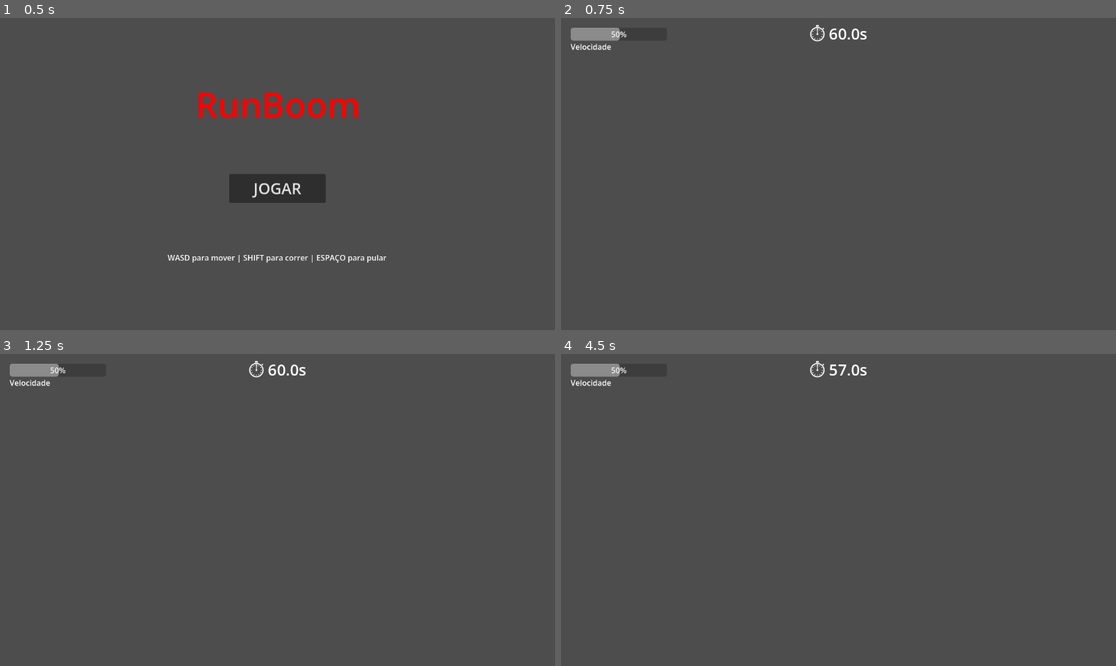
Above: before the commit, frames 1-4 (two rows, left to right).
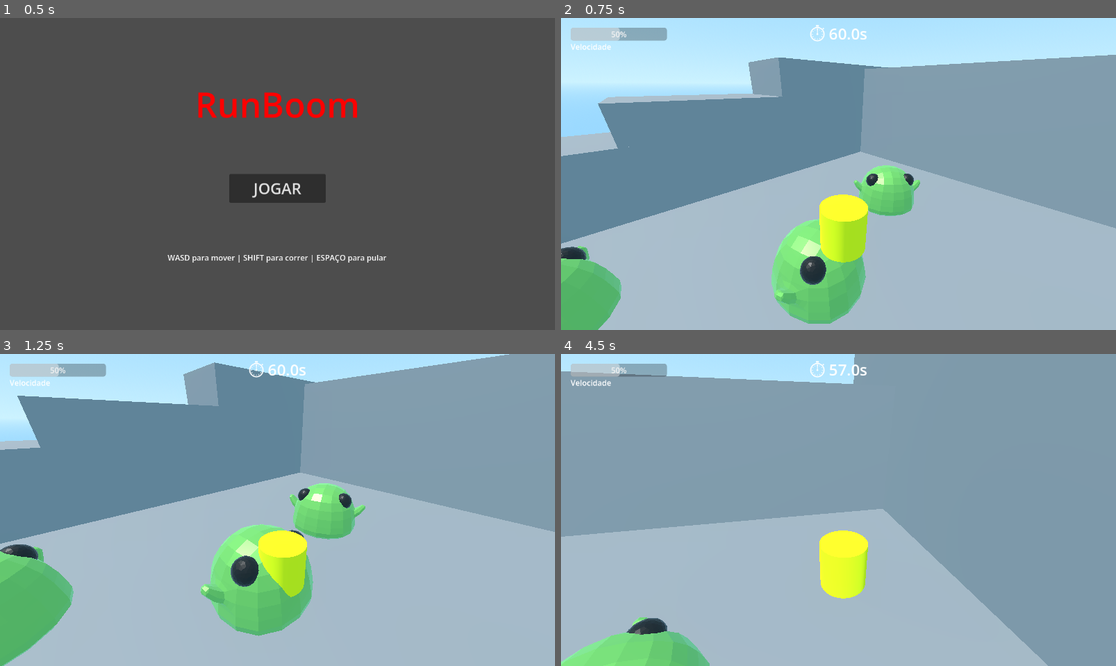
Above: after the commit, the same moments.

Repository: Eros-afk/Trabalho-Computacao-Grafica2
Game: Godot game, scene res://Menu.tscn
Same seed, same stepped clock (60 frames per second), same inputs: the game is played once before the commit and once after it.
Inputs (mouse positions are in pixels of both pictures, inside the frame that each line leads up to):
- Up to frame 1 (0.5 s): no input
- Up to frame 2 (0.75 s): click "JOGAR" at 0.5 s
- Up to frame 3 (1.25 s): no input
- Up to frame 4 (4.5 s): tap Enter (ui_accept) at 1.25, 1.52, 2.27, 3.77 s; move the mouse to (960, 494) at 1.27 s; hold Right (ui_right) 1.28-2.03 s; move the mouse to (727, 525) at 2.02 s; hold Down (ui_down) 2.03-2.78 s; move the mouse to (894, 441) at 2.77 s; hold Right (ui_right) 2.78-3.53 s; move the mouse to (810, 572) at 3.52 s; hold Up (ui_up) 3.53-4.28 s; move the mouse to (1005, 556) at 4.27 s; hold Left (ui_left) from 4.28 s (still down)

Frame 1 is identical in both runs. In frame 2, 100% of the frame differs, in the area x 0-100%, y 0-100%; in frame 3, 100%; in frame 4, 100%.

Commit message:
add: player and enemy moviment and interation

Diff:
--- a/run-boom/Enemy.gd
+++ b/run-boom/Enemy.gd
@@ -5,20 +5,25 @@
 func _ready():
 	speed = randf_range(1.0, 2.0)
 
+var gravity = ProjectSettings.get_setting("physics/3d/default_gravity")
+
 func _physics_process(delta):
+	if not is_on_floor():
+		velocity.y -= gravity * delta
+
 	var player = get_tree().get_first_node_in_group("player")
 	if player:
 		var direction = (player.global_position - global_position).normalized()
-		# Mantém a mesma altura caso não queira que ele voe atrás do player
 		direction.y = 0
-		velocity = direction * speed
 
-		# Opcional: fazer o slime olhar para o player
+		velocity.x = direction.x * speed
+		velocity.z = direction.z * speed
+
 		if direction.length_squared() > 0.001:
 			var target_rotation = atan2(-direction.x, -direction.z)
 			rotation.y = lerp_angle(rotation.y, target_rotation, 10.0 * delta)
 
-		move_and_slide()
+	move_and_slide()
 
 func _on_detection_area_body_entered(body):
 	if body.is_in_group("player") and body.has_method("apply_slow"):
--- a/run-boom/Enemy.tscn
+++ b/run-boom/Enemy.tscn
@@ -1,28 +1,28 @@
-[gd_scene load_steps=5 format=3]
+[gd_scene format=3 uid="uid://dsx5mc53k551e"]
 
-[ext_resource type="Script" path="res://Enemy.gd" id="1_enm"]
-[ext_resource type="PackedScene" path="res://Assets/Enemies/Slime.glb" id="2_slm"]
+[ext_resource type="Script" uid="uid://be167maqqtx2p" path="res://Enemy.gd" id="1_enm"]
+[ext_resource type="PackedScene" uid="uid://k4baeq40e1rn" path="res://Assets/Enemies/Slime.glb" id="2_slm"]
 
 [sub_resource type="CapsuleShape3D" id="CapsuleShape3D_enm"]
-radius = 0.5
 height = 1.0
 
 [sub_resource type="SphereShape3D" id="SphereShape3D_det"]
 radius = 1.5
 
-[node name="Enemy" type="CharacterBody3D"]
+[node name="Enemy" type="CharacterBody3D" unique_id=1634663790]
 script = ExtResource("1_enm")
 
-[node name="CollisionShape3D" type="CollisionShape3D" parent="."]
+[node name="CollisionShape3D" type="CollisionShape3D" parent="." unique_id=1828454441]
 transform = Transform3D(1, 0, 0, 0, 1, 0, 0, 0, 1, 0, 0.5, 0)
 shape = SubResource("CapsuleShape3D_enm")
 
-[node name="DetectionArea" type="Area3D" parent="."]
+[node name="DetectionArea" type="Area3D" parent="." unique_id=1806905398]
 
-[node name="CollisionShape3D" type="CollisionShape3D" parent="DetectionArea"]
+[node name="CollisionShape3D" type="CollisionShape3D" parent="DetectionArea" unique_id=1762042101]
 transform = Transform3D(1, 0, 0, 0, 1, 0, 0, 0, 1, 0, 0.5, 0)
 shape = SubResource("SphereShape3D_det")
 
-[node name="Slime" parent="." instance=ExtResource("2_slm")]
+[node name="Slime" parent="." unique_id=867613439 instance=ExtResource("2_slm")]
+transform = Transform3D(-4.371139e-08, 0, 1, 0, 1, 0, -1, 0, -4.371139e-08, 0, 0, 0)
 
 [connection signal="body_entered" from="DetectionArea" to="." method="_on_detection_area_body_entered"]
--- a/run-boom/HUD.tscn
+++ b/run-boom/HUD.tscn
@@ -9,6 +9,7 @@
 anchor_bottom = 1.0
 grow_horizontal = 2
 grow_vertical = 2
+mouse_filter = 2
 script = ExtResource("1_k5de2")
 
 [node name="TempoBomba" type="Label" parent="." unique_id=1982992841]
--- a/run-boom/Map.tscn
+++ b/run-boom/Map.tscn
@@ -1,11 +1,32 @@
 [gd_scene format=3 uid="uid://vnbi8g0c4hel"]
 
-[ext_resource type="Script" path="res://EnemySpawner.gd" id="1_spwn"]
-[ext_resource type="PackedScene" path="res://Enemy.tscn" id="2_enm"]
+[ext_resource type="Script" uid="uid://vsmyeu48sjh" path="res://EnemySpawner.gd" id="1_spwn"]
+[ext_resource type="PackedScene" uid="uid://dsx5mc53k551e" path="res://Enemy.tscn" id="2_enm"]
 [ext_resource type="PackedScene" uid="uid://chax4nmmg73xf" path="res://Player.tscn" id="3_plyr"]
 [ext_resource type="PackedScene" uid="uid://bcb4qomlo3jpy" path="res://HUD.tscn" id="4_hud"]
 
+[sub_resource type="ProceduralSkyMaterial" id="ProceduralSkyMaterial_qpt57"]
+sky_top_color = Color(0.6, 0.85, 1, 1)
+sky_horizon_color = Color(0.8, 0.95, 1, 1)
+ground_bottom_color = Color(0.6, 0.85, 1, 1)
+ground_horizon_color = Color(0.8, 0.95, 1, 1)
+
+[sub_resource type="Sky" id="Sky_bynks"]
+sky_material = SubResource("ProceduralSkyMaterial_qpt57")
+
+[sub_resource type="Environment" id="Environment_pvg27"]
+background_mode = 2
+sky = SubResource("Sky_bynks")
+glow_enabled = true
+glow_levels/1 = 0.99
+glow_intensity = 0.25
+glow_strength = 1.25
+glow_bloom = 0.12
+
 [node name="Map" type="Node3D" unique_id=1233684254]
+
+[node name="WorldEnvironment" type="WorldEnvironment" parent="." unique_id=515891281]
+environment = SubResource("Environment_pvg27")
 
 [node name="DirectionalLight3D" type="DirectionalLight3D" parent="." unique_id=1899881015]
 transform = Transform3D(0.7564436, 0.5855244, -0.29146922, 0, 0.44563144, 0.8952166, 0.65405893, -0.6771809, 0.33709505, 0, 1.9941301, -4.7683716e-07)
@@ -14,53 +35,63 @@
 
 [node name="BlocoFlutuante" type="CSGBox3D" parent="Blocos" unique_id=1105382327]
 transform = Transform3D(1, 0, 0, 0, 1, 0, 0, 0, 1, 3.5756626, 12.128988, -2.4545221)
+use_collision = true
 size = Vector3(4.284668, 4.0117188, 4.652115)
 
 [node name="Praca" type="Node3D" parent="Blocos" unique_id=249607652]
 
 [node name="CSGBox3D" type="CSGBox3D" parent="Blocos/Praca" unique_id=699123025]
 transform = Transform3D(29.64115, 0, 0, 0, 1.0048338, 0, 0, 0, 2.7239408, 0, 0, -1.1295156)
+use_collision = true
 size = Vector3(1, 1, 10)
 
 [node name="CSGBox3D2" type="CSGBox3D" parent="Blocos/Praca" unique_id=814934177]
 transform = Transform3D(1, 0, 0, 0, 1, 0, 0, 0, 1, -11.2531185, 1.7575502, 6.1174355)
+use_collision = true
 size = Vector3(4.284668, 4.0117188, 8.351624)
 
 [node name="CSGBox3D3" type="CSGBox3D" parent="Blocos/Praca" unique_id=1157988599]
 transform = Transform3D(1, 0, 0, 0, 1, 0, 0, 0, 1, -11.653631, 2.216936, -0.96408415)
+use_collision = true
 size = Vector3(5.0856934, 6.4375, 9.053009)
 
 [node name="CSGBox3D4" type="CSGBox3D" parent="Blocos/Praca" unique_id=194086621]
 transform = Transform3D(1, 0, 0, 0, 1, 0, 0, 0, 1, -11.2531185, 3.6075869, -9.171705)
+use_collision = true
 size = Vector3(4.284668, 7.711792, 10.690216)
 
 [node name="CSGBox3D5" type="CSGBox3D" parent="Blocos/Praca" unique_id=452762513]
 transform = Transform3D(1, 0, 0, 0, 1, 0, 0, 0, 1, 12.88653, 4.519208, -1.9417534)
+use_collision = true
 size = Vector3(4.284668, 9.535034, 24.470001)
 
 [node name="CSGBox3D10" type="CSGBox3D" parent="Blocos/Praca" unique_id=1144943271]
 transform = Transform3D(1, 0, 0, 0, 1, 0, 0, 0, 1, 0.8002987, 3.297266, -12.52756)
+use_collision = true
 size = Vector3(23.325806, 7.8408203, 2.7618408)
 
 [node name="Predios" type="Node3D" parent="Blocos" unique_id=422350802]
 
 [node name="CSGBox3D7" type="CSGBox3D" parent="Blocos/Predios" unique_id=1857831131]
 transform = Transform3D(3.7191005, 0, 0, 0, 7.025276, 0, 0, 0, 3.8328183, 23.885742, 10.371438, -27.628681)
+use_collision = true
 size = Vector3(4.284668, 4.0117188, 4.652115)
 
 [node name="CSGBox3D8" type="CSGBox3D" parent="Blocos/Predios" unique_id=2032301204]
 transform = Transform3D(4.492146, 0, 0, 0, 18.132696, 0, 0, 0, 3.8328183, 23.885742, 20.880964, -10.350128)
+use_collision = true
 size = Vector3(4.284668, 2.852539, 4.652115)
 
 [node name="Chao" type="CSGBox3D" parent="Blocos" unique_id=1787722802]
 transform = Transform3D(68.05943, 0, 0, 0, 1.0048338, 0, 0, 0, 7.6832833, 0, -1.1004744, -1.1295156)
+use_collision = true
 size = Vector3(1, 1, 10)
 
-[node name="EnemySpawner" type="Node3D" parent="."]
+[node name="EnemySpawner" type="Node3D" parent="." unique_id=759977499]
 script = ExtResource("1_spwn")
 enemy_scene = ExtResource("2_enm")
 
-[node name="Player" parent="." instance=ExtResource("3_plyr")]
-transform = Transform3D(1, 0, 0, 0, 1, 0, 0, 0, 1, 0, 3.0, 0)
+[node name="Player" parent="." unique_id=1555529670 instance=ExtResource("3_plyr")]
+transform = Transform3D(1, 0, 0, 0, 1, 0, 0, 0, 1, 0, 3, 0)
 
-[node name="HUD" parent="." instance=ExtResource("4_hud")]
+[node name="HUD" parent="." unique_id=1069137629 instance=ExtResource("4_hud")]
--- a/run-boom/Player.tscn
+++ b/run-boom/Player.tscn
@@ -1,3 +1,31 @@
 [gd_scene format=3 uid="uid://chax4nmmg73xf"]
 
+[ext_resource type="Script" uid="uid://w5fc1438828h" path="res://player.gd" id="1_scr"]
+
+[sub_resource type="CylinderShape3D" id="CylinderShape3D_plyr"]
+height = 1.0
+
+[sub_resource type="StandardMaterial3D" id="StandardMaterial3D_ylw"]
+albedo_color = Color(1, 1, 0, 1)
+
+[sub_resource type="CylinderMesh" id="CylinderMesh_plyr"]
+material = SubResource("StandardMaterial3D_ylw")
+height = 1.0
+
 [node name="CharacterBody3D" type="CharacterBody3D" unique_id=1195279261]
+script = ExtResource("1_scr")
+
+[node name="CollisionShape3D" type="CollisionShape3D" parent="." unique_id=1309070870]
+transform = Transform3D(1, 0, 0, 0, 1, 0, 0, 0, 1, 0, 0.5, 0)
+shape = SubResource("CylinderShape3D_plyr")
+
+[node name="Visual" type="MeshInstance3D" parent="." unique_id=1547314234]
+transform = Transform3D(1, 0, 0, 0, 1, 0, 0, 0, 1, 0, 0.5, 0)
+mesh = SubResource("CylinderMesh_plyr")
+
+[node name="CameraPivot" type="Node3D" parent="." unique_id=977944113]
+transform = Transform3D(0.707107, 0, 0.707107, 0, 1, 0, -0.707107, 0, 0.707107, 0, 0.5, 0)
+
+[node name="Camera3D" type="Camera3D" parent="CameraPivot" unique_id=955865222]
+transform = Transform3D(0.99941933, -0.01927413, 0.0280931, 0.006235865, 0.91414905, 0.4053303, -0.033493638, -0.40491956, 0.91373825, 0, 2.79876, 3.5355306)
+current = true
--- a/run-boom/player.gd
+++ b/run-boom/player.gd
@@ -6,7 +6,7 @@
 var base_speed = WALK_SPEED
 var speed_multiplier = 1.0
 var current_speed = WALK_SPEED
-const JUMP_VELOCITY = 4.5
+const JUMP_VELOCITY = 6
 
 # --- Variáveis do Dash ---
 const DASH_SPEED = 18.0
@@ -45,12 +45,13 @@
 
 func _unhandled_input(event):
 	if event.is_action_pressed("ui_cancel"):
-		Input.set_mouse_mode(Input.MOUSE_MODE_VISIBLE)
+		if Input.get_mouse_mode() == Input.MOUSE_MODE_CAPTURED:
+			Input.set_mouse_mode(Input.MOUSE_MODE_VISIBLE)
+		else:
+			Input.set_mouse_mode(Input.MOUSE_MODE_CAPTURED)
 
 	if event is InputEventMouseMotion and Input.get_mouse_mode() == Input.MOUSE_MODE_CAPTURED:
 		camera_pivot.rotate_y(-event.relative.x * MOUSE_SENSITIVITY)
-		camera_pivot.rotation.x -= event.relative.y * MOUSE_SENSITIVITY
-		camera_pivot.rotation.x = clamp(camera_pivot.rotation.x, deg_to_rad(-80), deg_to_rad(60))
 
 func _physics_process(delta):
 	# --- GERENCIAMENTO DE STAMINA ---
